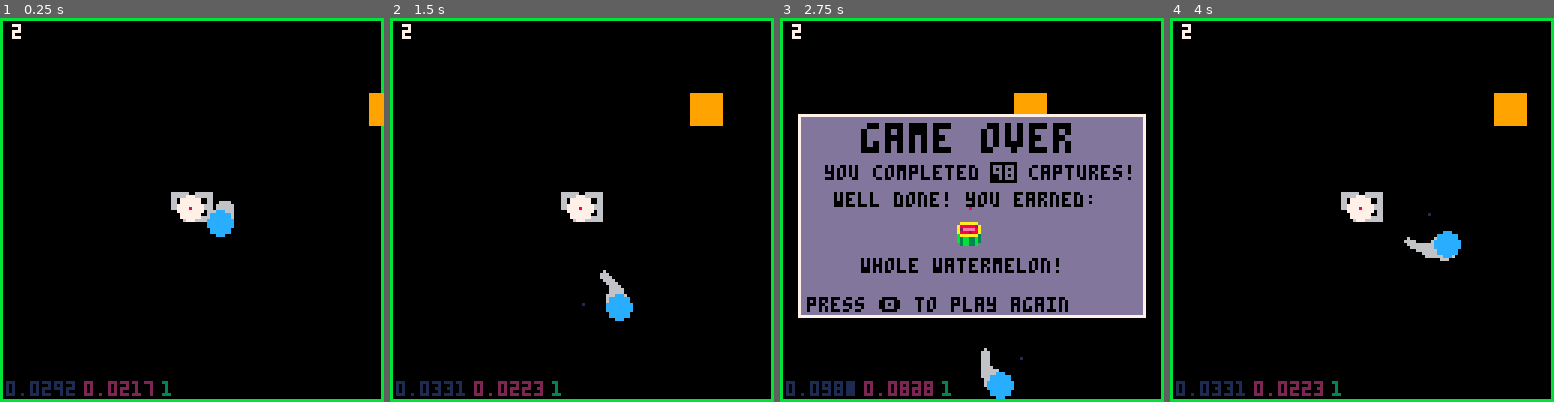
Above: before the commit, frames 1-4 (left to right).
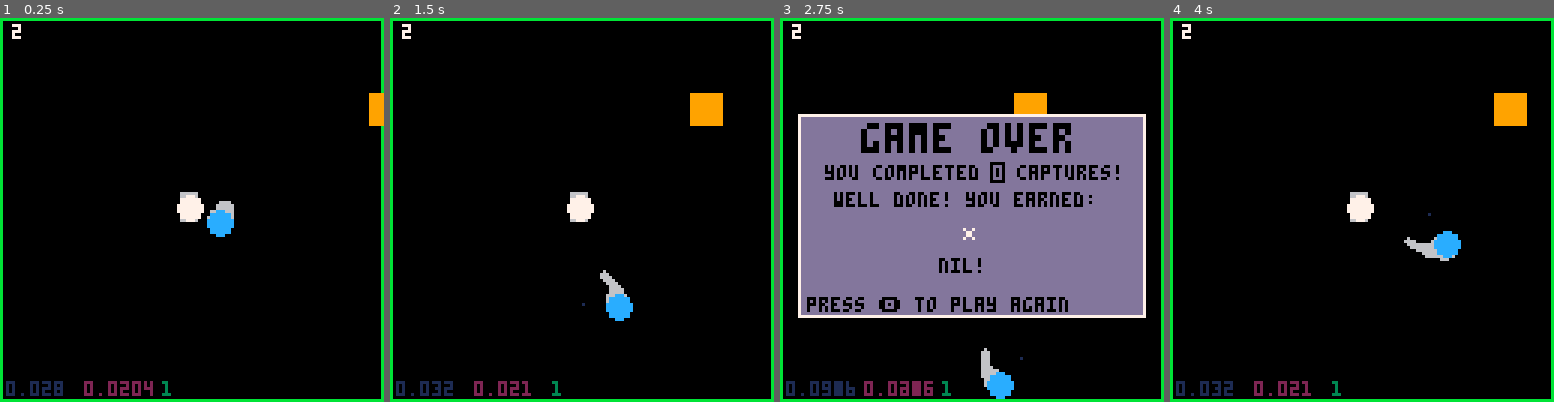
Above: after the commit, the same moments.

Repository: brettski/pico-8
Game: PICO-8 cartridge pivotpico.p8
Two runs of this game, one before a commit and one after it. Both use one fixed random seed, a clock stepped at 60 frames per second and the inputs below.
Inputs:
- Up to frame 1 (0.25 s): no input
- Up to frame 2 (1.5 s): tap X (X key) at 0.33, 1.07 s; tap O (Z key) at 0.7 s
- Up to frame 3 (2.75 s): tap O (Z key) at 1.7, 2.1, 2.5 s; tap X (X key) at 1.85 s
- Up to frame 4 (4 s): tap O (Z key) at 2.9, 3.3, 3.7 s; tap X (X key) at 2.97 s

The runs differ from the first frame. In frame 1, 0.4% of the frame differs, in the area x 14-56%, y 45-99%; in frame 2, 0.5%; in frame 3, 1.9%, in the area x 14-92%, y 37-98%; in frame 4, 0.5%.

Commit message:
adjust point dot spawn field

Diff:
--- a/pivotpico.p8
+++ b/pivotpico.p8
@@ -23,7 +23,7 @@
 print(stat(2),28,121,2)
 print(#enemy,54,121,3)
 color()
-pset(63,63,8)
+--pset(63,63,8)
 end
 -->8
 --init
@@ -42,7 +42,7 @@
 end
 
 function start_game()
- score=98
+ score=0
  shake=0
  init_player()
  init_pdot()
@@ -241,8 +241,8 @@
  }
 
 	function pdot:new()
-	 self.x=1+self.r+rnd(119-self.r)
-	 self.y=1+self.r+rnd(119-self.r)
+	 self.x=7+self.r+rnd(111-self.r)
+	 self.y=7+self.r+rnd(111-self.r)
 	end
 	--pdot:new()
 
